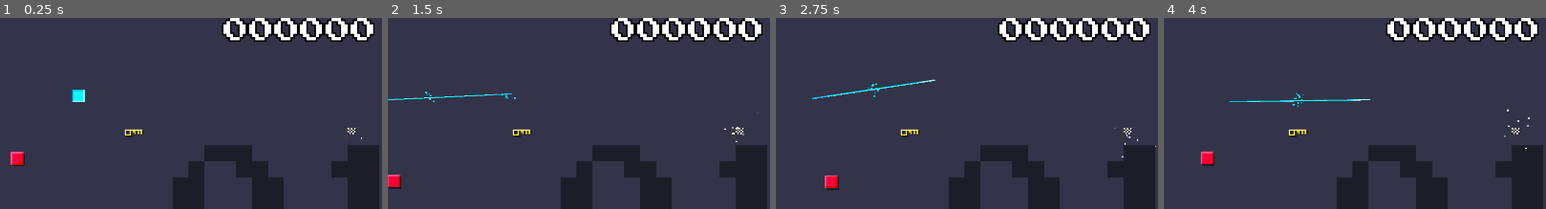
Above: before the commit, frames 1-4 (left to right).
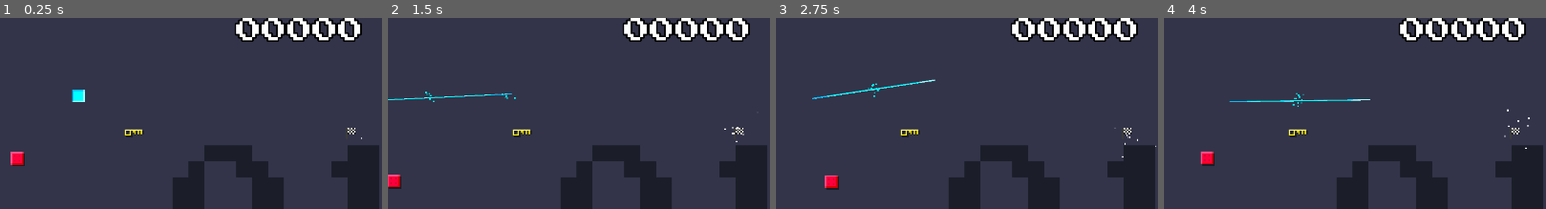
Above: after the commit, the same moments.

Repository: veprogames/gododger
Game: Godot game, scene res://level/level.tscn
Same seed, same stepped clock (60 frames per second), same inputs: the game is played once before the commit and once after it.
Inputs (mouse positions are % of the whole screen's width and height, from its top left):
- Up to frame 1 (0.25 s): no input
- Up to frame 2 (1.5 s): move the mouse to (55, 50) at 0.52 s; move the mouse to (45, 50) at 1.27 s
- Up to frame 3 (2.75 s): move the mouse to (52, 48) at 2.02 s
- Up to frame 4 (4 s): move the mouse to (49, 52) at 2.77 s; move the mouse to (57, 51) at 3.52 s
The pictures show only the part of the screen within x 11-61%, y 0-50%; the shares and areas given below are measured in that part.

The runs differ from the first frame. In frame 1, 3.8% of the frame differs, in the area x 58-98%, y 0-13%; in frame 2, 3.8%; in frame 3, 3.8%; in frame 4, 3.8%.

Commit message:
change additional score to score multiplier, reset on death

Diff:
--- a/enemy/enemy.tscn
+++ b/enemy/enemy.tscn
@@ -5,6 +5,21 @@
 
 [sub_resource type="RectangleShape2D" id="RectangleShape2D_0w0is"]
 size = Vector2(8, 8)
+
+[sub_resource type="Animation" id="Animation_2xje3"]
+length = 0.001
+tracks/0/type = "value"
+tracks/0/imported = false
+tracks/0/enabled = true
+tracks/0/path = NodePath("Sprite2D:modulate")
+tracks/0/interp = 1
+tracks/0/loop_wrap = true
+tracks/0/keys = {
+"times": PackedFloat32Array(0),
+"transitions": PackedFloat32Array(1),
+"update": 0,
+"values": [Color(1, 1, 1, 1)]
+}
 
 [sub_resource type="Animation" id="Animation_5twcp"]
 resource_name = "shoot"
@@ -35,21 +50,6 @@
 "values": [Color(1, 1, 1, 1), Color(1, 0.541176, 0.478431, 1), Color(1, 1, 1, 1)]
 }
 
-[sub_resource type="Animation" id="Animation_2xje3"]
-length = 0.001
-tracks/0/type = "value"
-tracks/0/imported = false
-tracks/0/enabled = true
-tracks/0/path = NodePath("Sprite2D:modulate")
-tracks/0/interp = 1
-tracks/0/loop_wrap = true
-tracks/0/keys = {
-"times": PackedFloat32Array(0),
-"transitions": PackedFloat32Array(1),
-"update": 0,
-"values": [Color(1, 1, 1, 1)]
-}
-
 [sub_resource type="AnimationLibrary" id="AnimationLibrary_k11h6"]
 _data = {
 "RESET": SubResource("Animation_2xje3"),
--- a/key/key.gd
+++ b/key/key.gd
@@ -7,8 +7,5 @@
 func _ready() -> void:
 	safe_zone.trigger()
 
-func get_value() -> int:
-	return 25 * (level.level + 1) ** 2
-
 func collect() -> void:
 	queue_free()
--- a/level/level.gd
+++ b/level/level.gd
@@ -5,7 +5,7 @@
 
 @export var level := 0
 var elapsed := 0.0
-var additional_score := 0
+var score_multiplier := 1.0
 
 @onready var spawner := $EnemySpawner as EnemySpawner
 @onready var container_objects := $Objects
@@ -29,7 +29,7 @@
 
 func get_score() -> int:
 	var time_per_level := elapsed / (level + 1)
-	return int(1000 * level ** 2 / time_per_level) + additional_score
+	return int(10 * level ** 2 / time_per_level) * score_multiplier
 
 func _on_player_finished() -> void:
 	if container_keys.get_child_count() == 0:
@@ -44,6 +44,7 @@
 func _on_player_died() -> void:
 	level = 0
 	elapsed = 0
+	score_multiplier = 1.0
 	emit_signal("level_changed", level)
 	spawn_current_level()
 
@@ -52,4 +53,4 @@
 
 
 func _on_player_key_collected(key: KeyCollectible) -> void:
-	additional_score += key.get_value()
+	score_multiplier += 0.04
--- a/ui/ui.gd
+++ b/ui/ui.gd
@@ -11,7 +11,7 @@
 
 func _process(_delta: float) -> void:
 	label_timer.text = "%.3f" % level.elapsed
-	label_score.text = "%06d" % level.get_score()
+	label_score.text = "%05d" % level.get_score()
 
 func _on_level_changed(current_level: int) -> void:
 	label_level.text = "%02d" % (current_level + 1)
